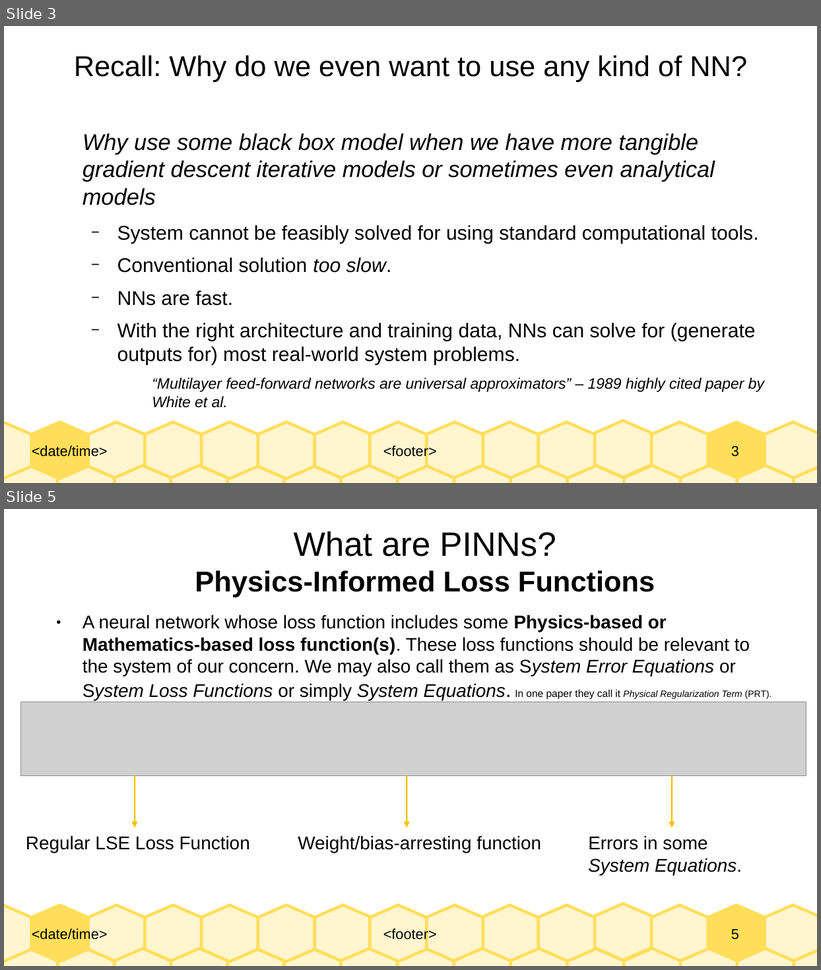
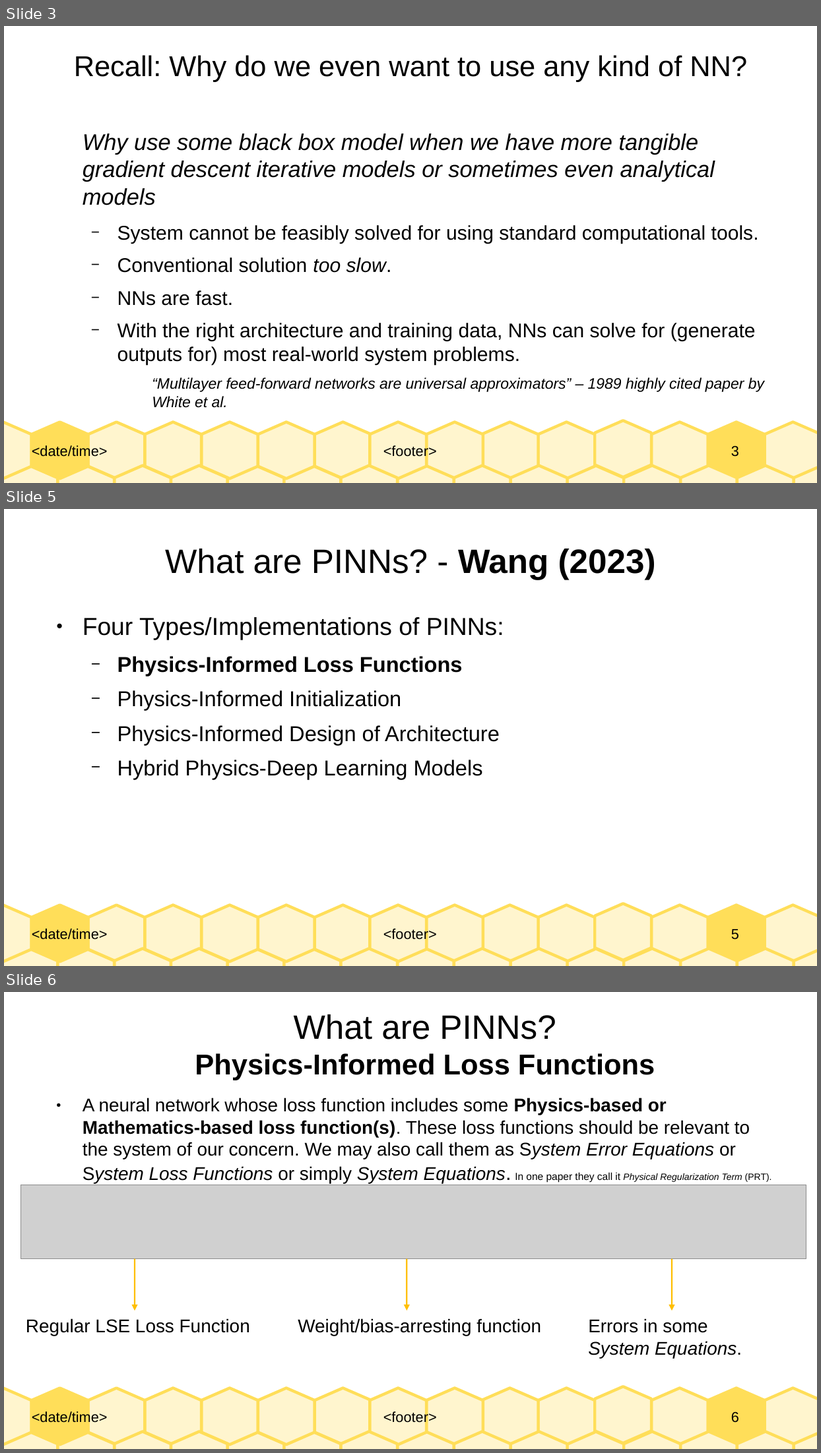
Before and after one commit to Realife-Brahmin/OriginalDocsHub, a slide deck: research_showcase/physicsInformedNeuralNetworks_aryan_ritwajeet_jha.odp. Shown one above the other, each under a label of ours: slides 3 and 5 before the commit, slides 3, 5 and 6 after it; the slides between them are not shown. The pictures are 821x970 and 821x1453 pixels, drawn with LibreOffice and Linux fonts; fonts in the diff are those of the drawing; grey boxes stand for pictures. Boxes give left, top, right and bottom in pixels: in the first picture for what was removed or moved away, otherwise in the second. Text is boxed around its words. In the diff, an @@ line names an element or a change of style, - is before the commit and + after.

```diff
--- a/research_showcase/physicsInformedNeuralNetworks_aryan_ritwajeet_jha.odp
+++ b/research_showcase/physicsInformedNeuralNetworks_aryan_ritwajeet_jha.odp
@@ slide 5 added at (x1=4, y1=509, x2=817, y2=966), background #FFFFFF; not listed: 33 template elements that a slide beside it also shows @@
@@ title added at (x1=165, y1=549, x2=656, y2=580), 33 pt, text #000000 @@
+What are PINNs? - Wang (2023)
@@ text added at (x1=83, y1=617, x2=504, y2=780), 21 pt, text #000000 @@
+● Four Types/Implementations of PINNs:
+  − Physics-Informed Loss Functions
+  − Physics-Informed Initialization
+  − Physics-Informed Design of Architecture
+  − Hybrid Physics-Deep Learning Models
@@ what was slide 5 is now slide 6 @@
@@ page number at (x1=731, y1=1412, x2=739, y2=1423): text changed @@
-5
+6
```
Also in this commit, not shown: 3 slides changed, 1 other slide added, 1 other file.
